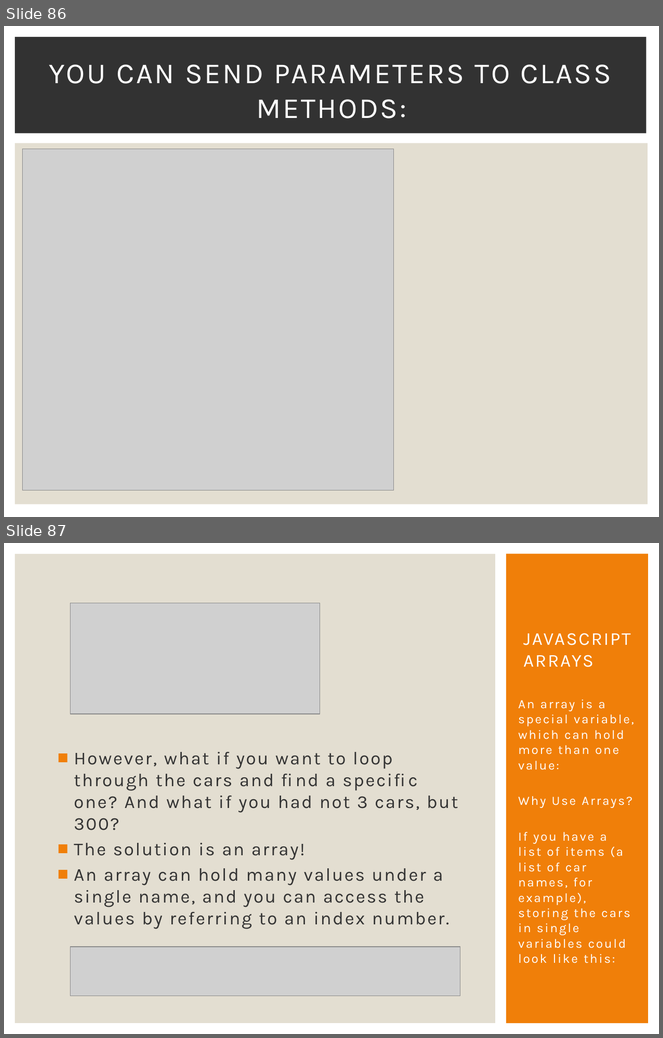
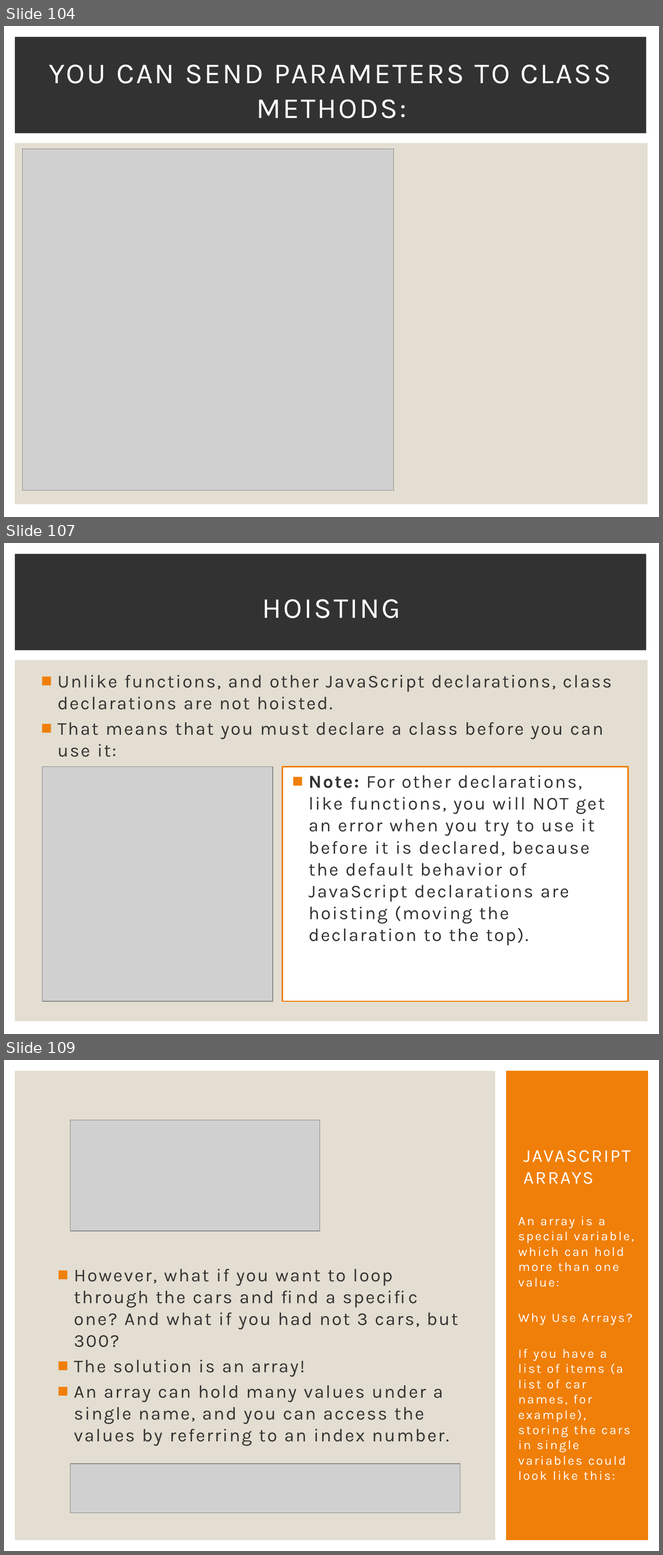
Before and after one commit to Karamihova/Fundamentals-JS, a slide deck: Programming Prep.pptx. Shown one above the other, each under a label of ours: slides 86 and 87 before the commit, slides 104, 107 and 109 after it; the slides between them are not shown. The pictures are 663x1038 and 663x1555 pixels, drawn with LibreOffice and Linux fonts; fonts in the diff are those of the drawing; grey boxes stand for pictures. Boxes give left, top, right and bottom in pixels: in the first picture for what was removed or moved away, otherwise in the second. Text is boxed around its words. In the diff, an @@ line names an element or a change of style, - is before the commit and + after.

Commit message:
Study Objects and Classes

```diff
--- a/Programming Prep.pptx
+++ b/Programming Prep.pptx
@@ slide 107 added at (4,543,659,1034), background #FFFFFF; not listed: 2 template elements that a slide beside it also shows @@
@@ title added at (262,599,401,618), 32 pt, text #FFFFFF @@
+HOISTING
@@ text added at (58,675,612,757), 20 pt, text #323232 @@
+■ Unlike functions, and other JavaScript declarations, class declarations are not hoisted.
+■ That means that you must declare a class before you can use it:
@@ picture added at (42,767,273,1002) @@
@@ rectangle added at (283,767,629,1002), fill #FFFFFF, outline #F07F09 1.5 pt, 20 pt, text #323232 @@
+■ Note: For other declarations, like functions, you will NOT get an error when you try to use it before it is declared, because the default behavior of JavaScript declarations are hoisting (moving the declaration to the top).
@@ what was slide 86 is now slide 104 @@
@@ what was slide 87 is now slide 109 @@
```
Also in this commit, not shown: 1 slide changed, 21 other slides added, 3 other files.
